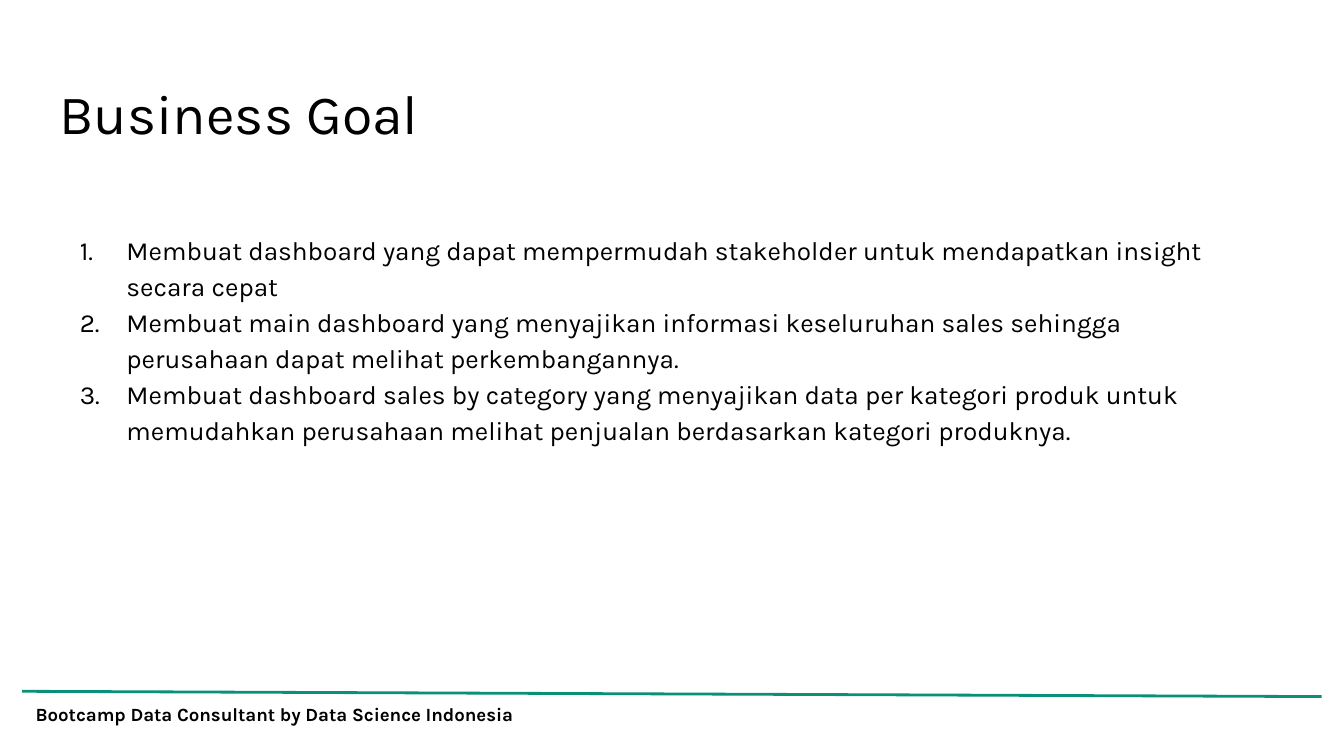
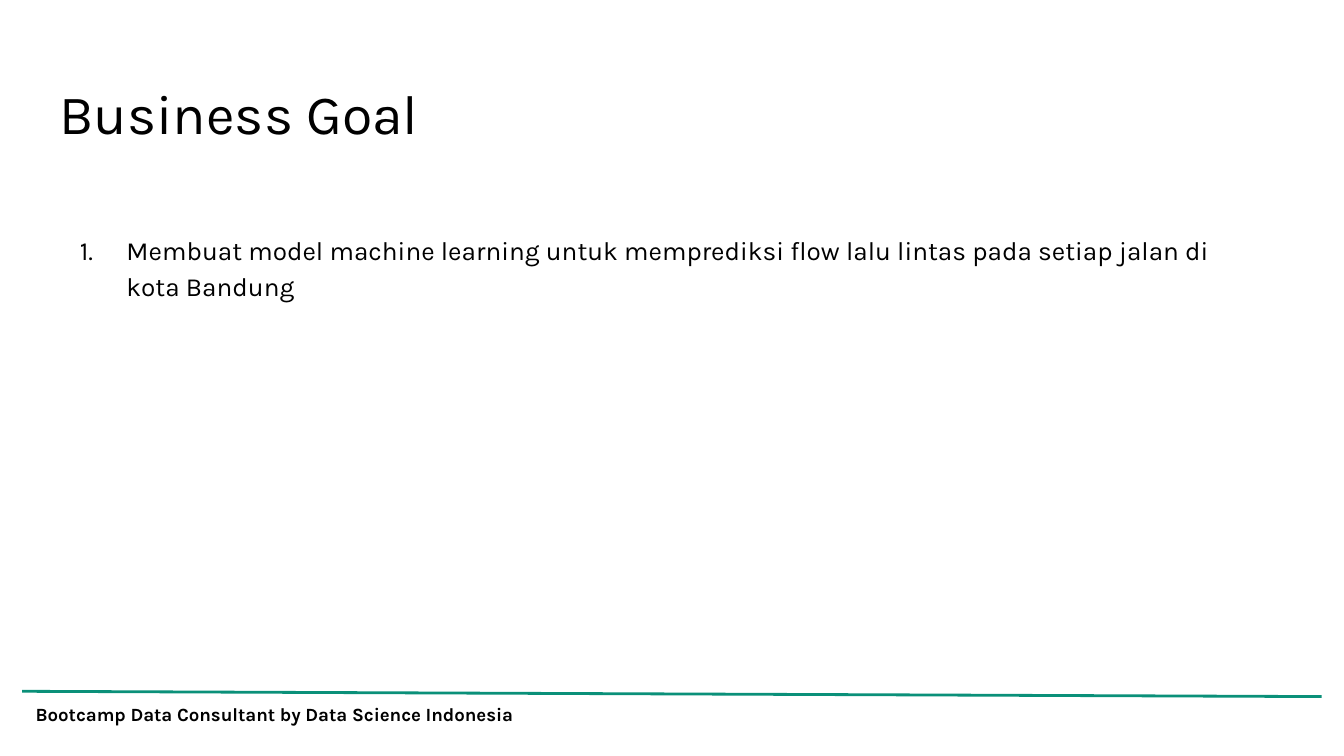
Before and after one commit to fachrulghiffari/DSLS-2023, a slide deck: slide 5 of Mini Project, Data Science/DS - Muhammad Fachrul Ghiffari.pptx (slide 4 before the commit). Drawn at 1344x756 pixels with LibreOffice and Linux fonts; fonts in the diff are those of the drawing; background and template pictures are left out. Boxes give left, top, right and bottom in pixels: in the first picture for what was removed or moved away, otherwise in the second. Text is boxed around its words. In the diff, an @@ line names an element or a change of style, - is before the commit and + after.

```diff
--- a/Mini Project, Data Science/DS - Muhammad Fachrul Ghiffari.pptx
+++ b/Mini Project, Data Science/DS - Muhammad Fachrul Ghiffari.pptx
@@ text at (126,242,1208,302): text changed @@
-1. Membuat dashboard yang dapat mempermudah stakeholder untuk mendapatkan insight secara cepat
-2. Membuat main dashboard yang menyajikan informasi keseluruhan sales sehingga perusahaan dapat melihat perkembangannya.
-3. Membuat dashboard sales by category yang menyajikan data per kategori produk untuk memudahkan perusahaan melihat penjualan berdasarkan kategori produknya.
+1. Membuat model machine learning untuk memprediksi flow lalu lintas pada setiap jalan di kota Bandung
```
Also in this commit, not shown: 4 other slides changed, 18 slides added, 14 slides removed.
